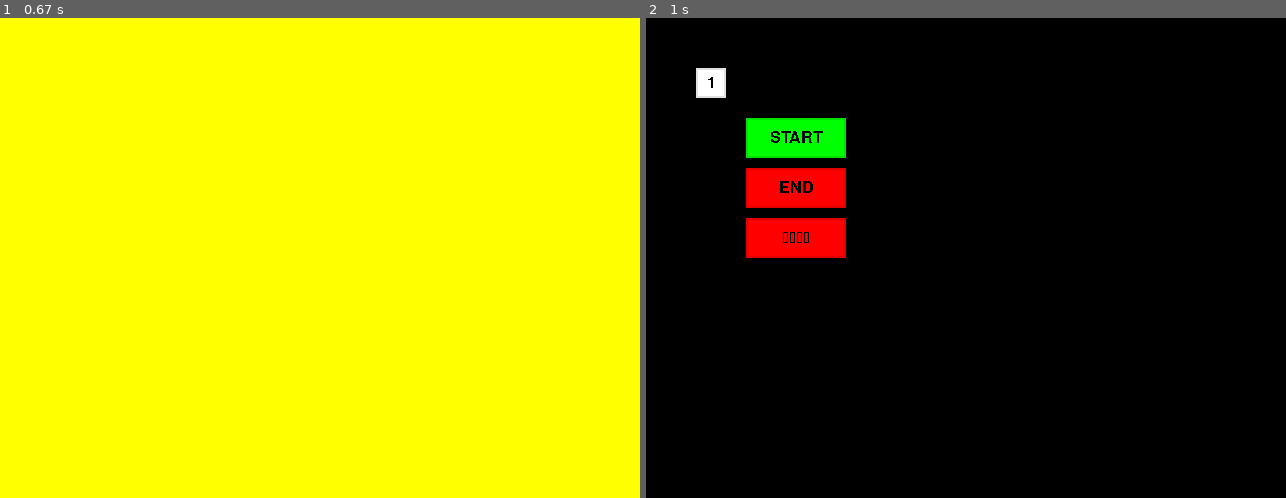
Above: before the commit, frames 1-2 (left to right).
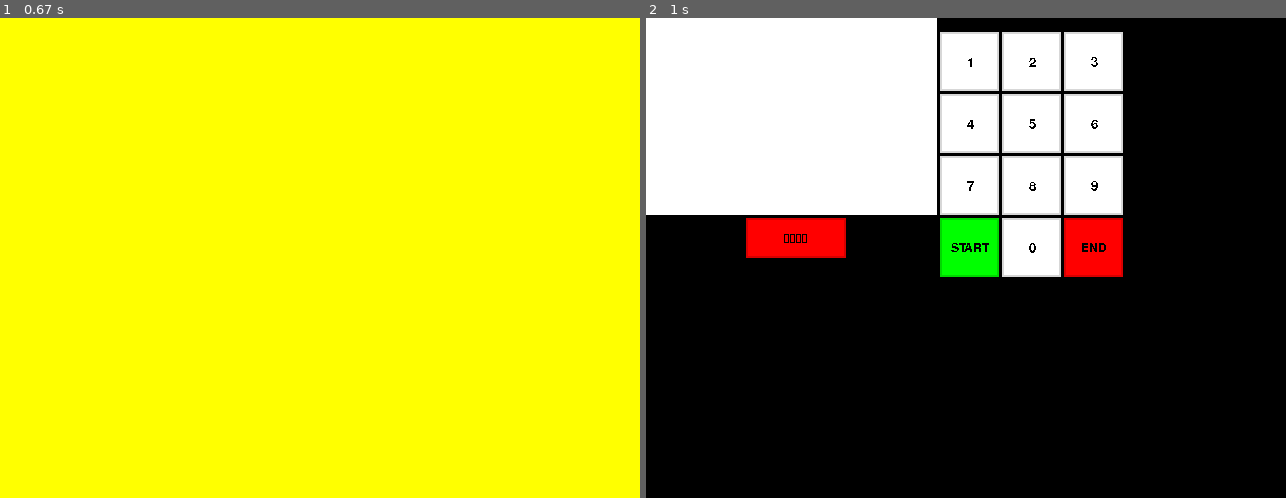
Above: after the commit, the same moments.

Repository: Jyny/gas_gun
Game: pygame game, started from gas_gun.py
The game is run twice, just before and just after one commit, with the same random seed, the same clock (stepped at 60 frames per second) and the same inputs.
Inputs:
- Up to frame 1 (0.67 s): no input
- Up to frame 2 (1 s): no input

Frame 1 is identical in both runs. In frame 2, 32% of the frame differs, in the area x 0-75%, y 0-54%.

Commit message:
add buttoms

Diff:
--- a/gas_gun.py
+++ b/gas_gun.py
@@ -225,15 +225,17 @@
 		self.y2 = y2
 		self.color = color
 		self.text = text
+		self.size = 20
+		self.dark = 40
 
 	def draw(self, screen):
 		dark = (
-			self.color[0]-30 if self.color[0] > 30 else self.color[0],
-			self.color[1]-30 if self.color[1] > 30 else self.color[1],
-			self.color[2]-30 if self.color[2] > 30 else self.color[2])
+			self.color[0]-self.dark if self.color[0] > self.dark else self.color[0],
+			self.color[1]-self.dark if self.color[1] > self.dark else self.color[1],
+			self.color[2]-self.dark if self.color[2] > self.dark else self.color[2])
 		pygame.draw.rect(screen, dark, [self.x1, self.y1, self.x2-self.x1, self.y2-self.y1])
 		pygame.draw.rect(screen, self.color, [self.x1+2, self.y1+2, self.x2-self.x1-4, self.y2-self.y1-4])
-		text = pygame.font.Font('/usr/share/fonts/truetype/wqy/wqy-microhei.ttc', 24).render(self.text, False, BLACK)
+		text = pygame.font.Font('/usr/share/fonts/truetype/wqy/wqy-microhei.ttc', self.size).render(self.text, False, BLACK)
 		text_rect = text.get_rect(center=((self.x1+self.x2)/2, (self.y1+self.y2)/2))
 		screen.blit(text, text_rect)
 
@@ -245,12 +247,12 @@
 
 	def blink(self, screen):
 		dark = (
-			self.color[0]-30 if self.color[0] > 30 else self.color[0],
-			self.color[1]-30 if self.color[1] > 30 else self.color[1],
-			self.color[2]-30 if self.color[2] > 30 else self.color[2])
+			self.color[0]-self.dark if self.color[0] > self.dark else self.color[0],
+			self.color[1]-self.dark if self.color[1] > self.dark else self.color[1],
+			self.color[2]-self.dark if self.color[2] > self.dark else self.color[2])
 		pygame.draw.rect(screen, YELLOW, [self.x1, self.y1, self.x2-self.x1, self.y2-self.y1])
 		pygame.draw.rect(screen, dark, [self.x1+2, self.y1+2, self.x2-self.x1-4, self.y2-self.y1-4])
-		text = pygame.font.Font('/usr/share/fonts/truetype/wqy/wqy-microhei.ttc', 24).render(self.text, False, BLACK)
+		text = pygame.font.Font('/usr/share/fonts/truetype/wqy/wqy-microhei.ttc', self.size).render(self.text, False, BLACK)
 		text_rect = text.get_rect(center=((self.x1+self.x2)/2, (self.y1+self.y2)/2))
 		screen.blit(text, text_rect)
 
@@ -409,16 +411,29 @@
 
 # init buttons
 buttons = []
-buttons.append(button(50, 80, 50, 80, WHITE, '1'))
-buttons.append(button(100, 200, 100, 140, GREEN, 'START'))
-buttons.append(button(100, 200, 150, 190, RED, 'END'))
+buttons.append(button(294,353, 14, 73, WHITE, '1'))
+buttons.append(button(356,415, 14, 73, WHITE, '2'))
+buttons.append(button(418,477, 14, 73, WHITE, '3'))
+buttons.append(button(294,353, 76,135, WHITE, '4'))
+buttons.append(button(356,415, 76,135, WHITE, '5'))
+buttons.append(button(418,477, 76,135, WHITE, '6'))
+buttons.append(button(294,353,138,197, WHITE, '7'))
+buttons.append(button(356,415,138,197, WHITE, '8'))
+buttons.append(button(418,477,138,197, WHITE, '9'))
+buttons.append(button(356,415,200,259, WHITE, '0'))
+start_button = button(294,353,200,259, GREEN, 'START')
+end_button = button(418,477,200,259, RED, 'END')
+start_button.size = 18
+end_button.size = 18
+buttons.append(start_button)
+buttons.append(end_button)
 buttons.append(button(100, 200, 200, 240, RED, b'\xe7\xb5\xb1\xe4\xb8\x80\xe7\xb7\xa8\xe8\x99\x9f'.decode()))
 
 #main
 while True:
 	x, y = read_touch()
 	screen.fill(BLACK)
-
+	pygame.draw.rect(screen, WHITE, [  0,  0,291,197])
 	for butt in buttons:
 		if butt.is_click(x, y):
 			butt.blink(screen)
